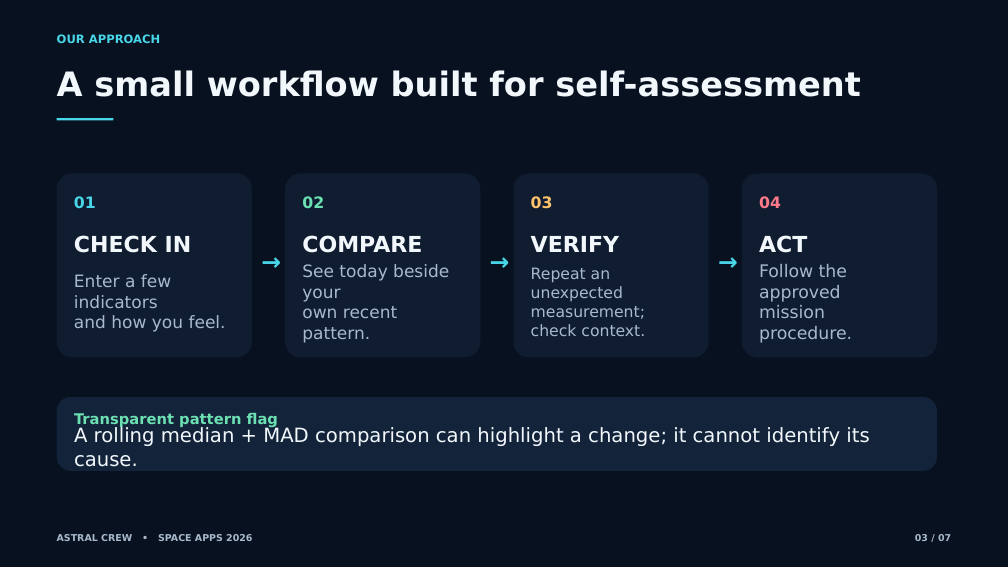
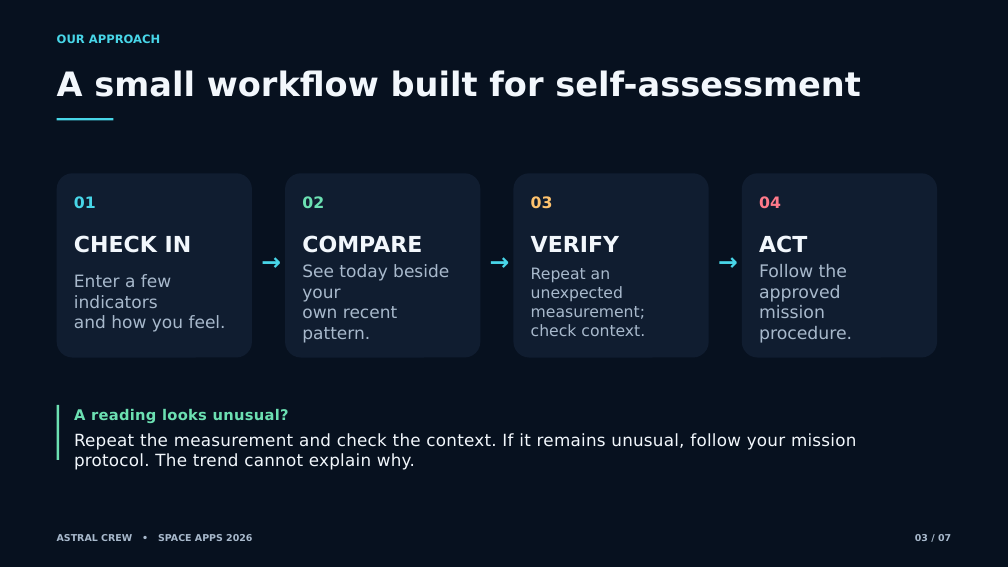
Before and after one commit to Tsunami-The-Coder/ASTRAL-Crew, a slide deck: slide 3 of submission/ASTRAL_Crew_Demo.pptx. Drawn at 1008x567 pixels with LibreOffice and Linux fonts; fonts in the diff are those of the drawing. Boxes give left, top, right and bottom in pixels: in the first picture for what was removed or moved away, otherwise in the second. Text is boxed around its words. In the diff, an @@ line names an element or a change of style, - is before the commit and + after.

Commit message:
Make slide 3 clearer and less generic

```diff
--- a/submission/ASTRAL_Crew_Demo.pptx
+++ b/submission/ASTRAL_Crew_Demo.pptx
@@ rounded rectangle removed at [57,397,938,471] @@
@@ rectangle added at [57,405,59,460], fill #6CE0B2 @@
@@ text at [74,409,289,423]: text changed @@
-Transparent pattern flag
+A reading looks unusual?
@@ text at [74,433,856,470]: text changed; size 18.7 to 16 pt @@
-A rolling median + MAD comparison can highlight a change; it cannot identify its cause.
+Repeat the measurement and check the context. If it remains unusual, follow your mission protocol. The trend cannot explain why.
```
